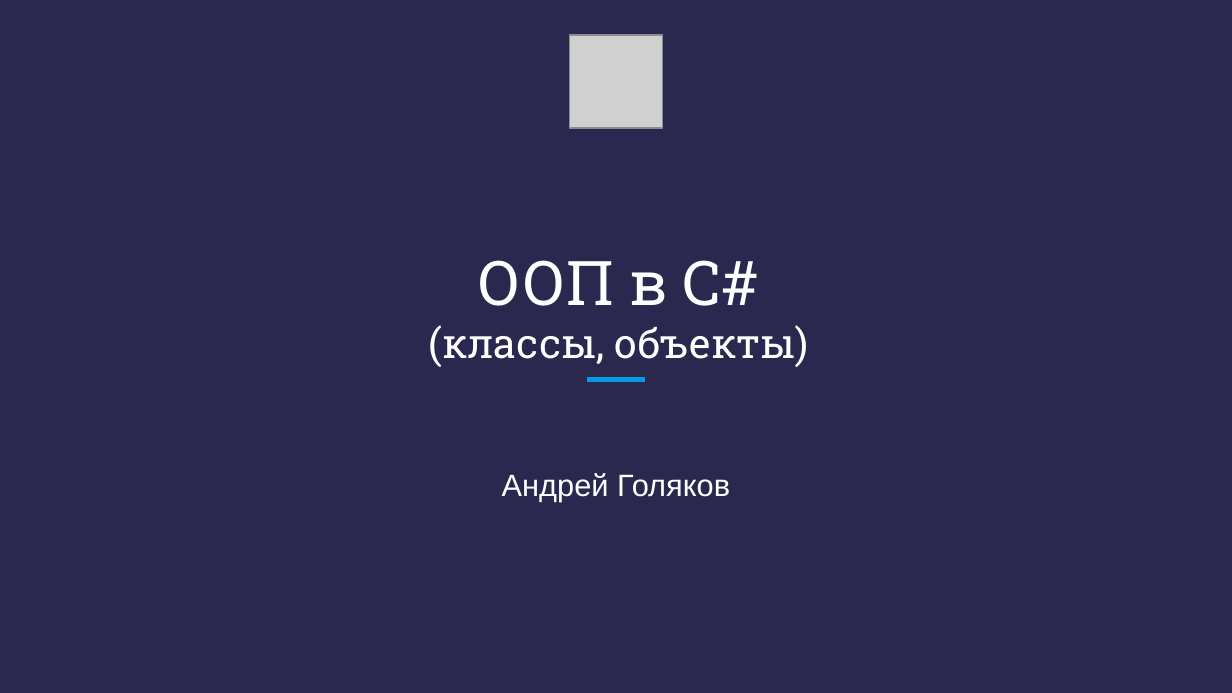
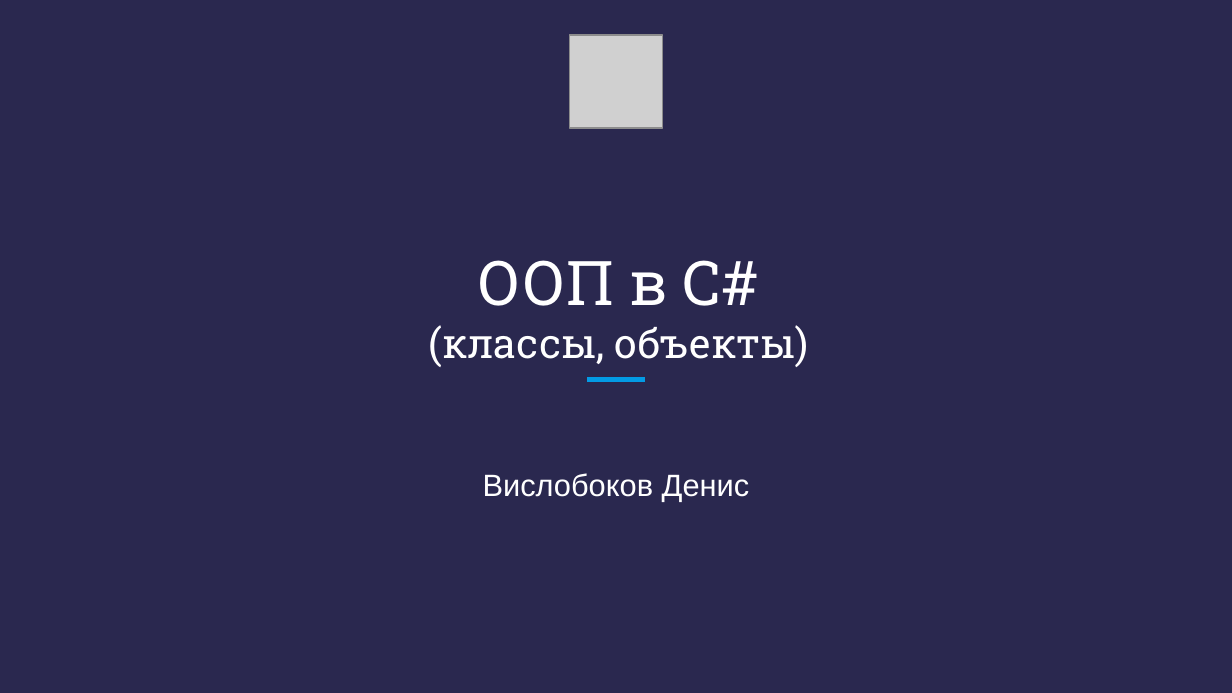
Before and after one commit to DenisKaVladimirovich/MyLessons, a slide deck: slide 1 of 10/Презентация - C# + .NET - Урок 10.pptx. Drawn at 1232x693 pixels with LibreOffice and Linux fonts; fonts in the diff are those of the drawing; grey boxes stand for pictures. Boxes give left, top, right and bottom in pixels: in the first picture for what was removed or moved away, otherwise in the second. Text is boxed around its words. In the diff, an @@ line names an element or a change of style, - is before the commit and + after.

```diff
--- a/10/Презентация - C# + .NET - Урок 10.pptx
+++ b/10/Презентация - C# + .NET - Урок 10.pptx
@@ subtitle at [483, 473, 750, 502]: text changed @@
-Андрей Голяков
+Вислобоков Денис
```
Also in this commit, not shown: 5 other slides changed, 6 slides added, 4 slides removed, 21 other files.
